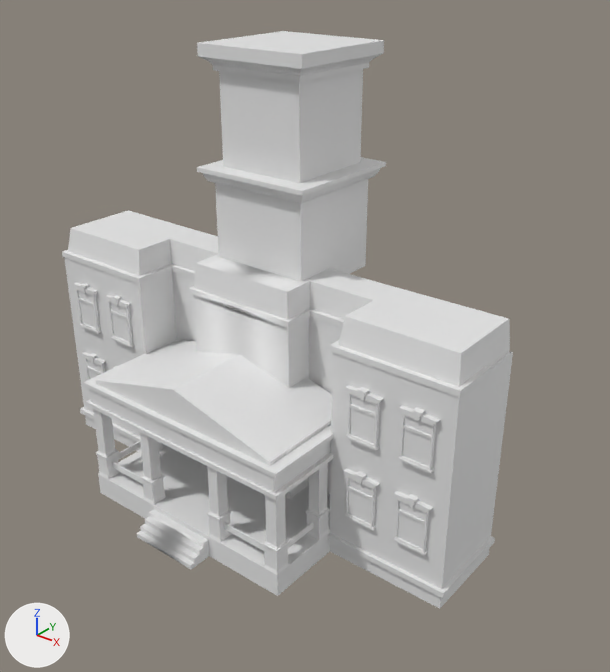
A saved change to the FBX model Assets/Beta Prototype/Models/Little Town/TownHall.fbx.
One viewpoint serves both versions: a 50 mm camera at (20.8, -23.1, 21.2) aimed at (2.2, 0.2, 6.8). Lighting does not change. The marker at lower left points along +X, +Y and +Z. Where no turn or scale is listed for an object, it has been applied to the vertices. Vertices at the same position are counted once.

Objects in the first picture: 'Clock Tower', 'Entrance', 'Facade', 'Roof', 'Separator', 'Temple Roof', 'Windows', 'Windows.001', 'Windows.002', 'Windows.003', 'Windows.004', 'Windows.005'.
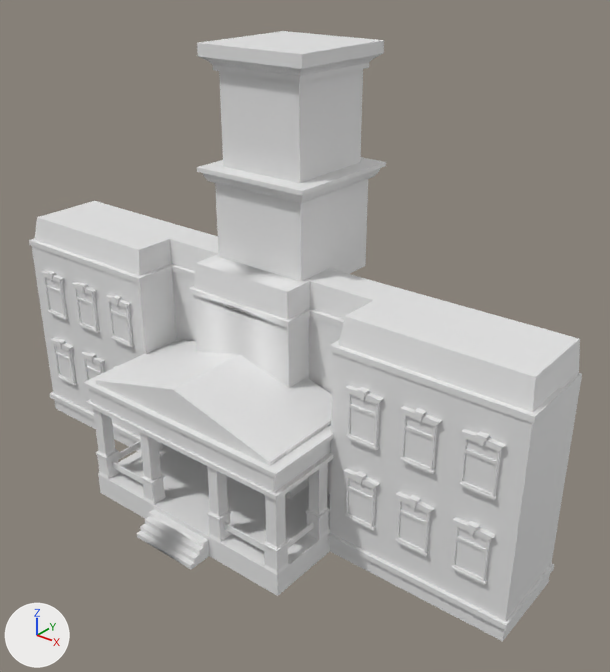
What the commit changed:
me_cube_006 has 161 vertices, 161 faces and spans x -10.1..10.1, y -2.0..1.8, z -0.1..1.2.
me_cube_006 is used by ob_roof; location (0.0, 0.0, 7.98).
me_cube_006 part 3: all 22 vertices in x 9.8..10.1, y -2.0..1.8, z -0.1..1.2 are moved by (2.5, 0.0, 0.0).
me_cube_006 part 4: all 22 vertices in x -10.1..-9.8, y -2.0..1.8, z -0.1..1.2 are moved by (-2.5, 0.0, 0.0).
me_cube_016 has 32 vertices, 28 faces and spans x -10.2..10.2, y -1.9..1.9, z -0.1..0.1.
me_cube_016 is used by ob_separator; location (0.0, -0.1, -0.19).
me_cube_016 part 5: the loose piece of 16 vertices spanning x -10.2..-5.0, y -1.9..1.9, z -0.1..0.1 is scaled about its middle by (1.47, 1, 1), then moved by (-1.2, 0.0, 0.0).
me_cube_016 part 6: the loose piece of 16 vertices spanning x 5.0..10.2, y -1.9..1.9, z -0.1..0.1 is scaled about its middle by (1.48, 1, 1), then moved by (1.2, 0.0, 0.0).
me_cube_003 has 74 vertices, 73 faces and spans x -10.0..10.0, y -1.9..1.8, z -4.0..4.9.
me_cube_003 is used by ob_facade; location (0.0, 0.0, 3.0).
me_cube_003 part 1: all 12 vertices in x 9.9..10.0, y -1.9..1.8, z -4.0..4.9 are moved by (2.5, 0.0, 0.0).
me_cube_003 part 2: all 12 vertices in x -10.0..-9.9, y -1.9..1.8, z -4.0..4.9 are moved by (-2.5, 0.0, 0.0).
Mesh me_cube_004 is new.
It has 176 vertices, 174 faces and spans x -0.74..0.74, y -0.17..0.09, z -1.0..1.19.
It uses material mat_window (white #e7e7e7).
Object 'Windows' (ob_windows) moves from (-8.63, -1.97, 5.68) to (-8.72, -1.97, 5.68).
Object 'Windows.003' (ob_windows_003) moves from (8.7, -1.97, 2.19) to (8.77, -1.97, 2.19).
Object 'Windows.004' (ob_windows_004) moves from (8.7, -1.97, 5.68) to (8.77, -1.97, 5.68).
Object 'Windows.007' (ob_windows_007) is new; it shows me_cube_004.
Its location is (-11.02, -1.97, 5.68).
Object 'Windows.010' (ob_windows_010) is new; it shows a copy of the mesh of ob_windows_004.
Its location is (11.06, -1.97, 5.68).
Object 'Windows.006' (ob_windows_006) is new; it shows a copy of me_cube_004.
Its location is (-11.02, -1.97, 2.19).
Object 'Windows.011' (ob_windows_011) is new; it shows a copy of the mesh of ob_windows_004.
Its location is (11.06, -1.97, 2.19).

Location of each change, (x1, y1, x2, y2) in pixels of the pictures (610 x 672 px; the box of a moved part takes in the faces that stretch with it):
'Facade', reshaped (22% wider, 12% taller)
    before: (64, 257, 513, 609)
    after: (32, 246, 582, 641)
'Roof', reshaped (23% wider, 19% taller)
    before: (62, 210, 510, 397)
    after: (29, 201, 580, 424)
'Separator', reshaped (21% wider, 24% taller)
    before: (80, 407, 495, 598)
    after: (50, 392, 554, 630)
'Windows.010', added
    after: (459, 429, 506, 500)
'Windows.004', moved
    before: (398, 406, 440, 474)
    after: (400, 406, 442, 474)
'Windows.011', added
    after: (451, 517, 495, 585)
'Windows.003', moved
    before: (394, 491, 433, 556)
    after: (395, 492, 434, 557)
'Windows', moved
    before: (73, 283, 101, 334)
    after: (72, 282, 100, 333)
'Windows.007', added
    after: (41, 271, 68, 320)
'Windows.006', added
    after: (51, 338, 77, 385)
part 1 of me_cube_003, moved or reshaped
    before: (393, 352, 513, 609)
    after: (393, 373, 582, 641)
part 2 of me_cube_003, moved or reshaped
    before: (64, 257, 144, 451)
    after: (32, 246, 144, 451)
part 3 of me_cube_006, moved or reshaped
    before: (335, 286, 510, 397)
    after: (335, 286, 580, 424)
part 4 of me_cube_006, moved or reshaped
    before: (62, 210, 197, 283)
    after: (29, 201, 197, 283)
part 5 of me_cube_016, moved or reshaped
    before: (80, 407, 140, 442)
    after: (50, 392, 140, 442)
part 6 of me_cube_016, moved or reshaped
    before: (439, 536, 495, 598)
    after: (439, 563, 554, 630)
